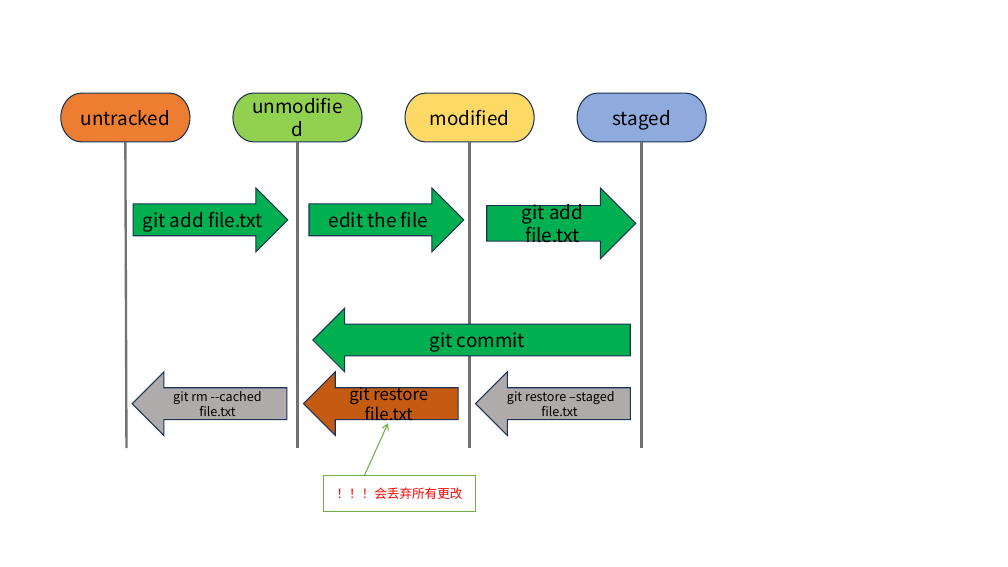
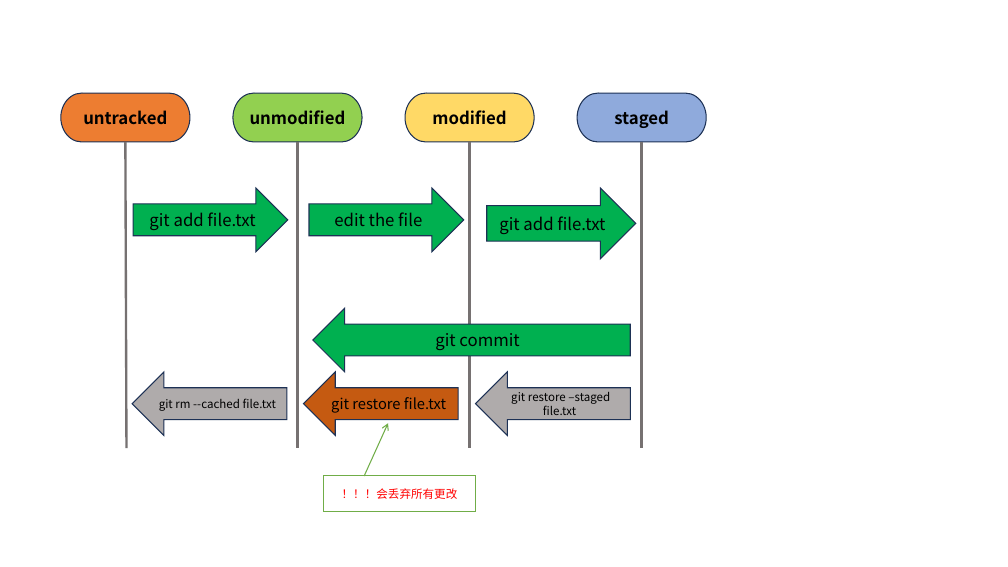
Before and after one commit to guofei9987/a, a slide deck: slide 1 of computer/linux/git.pptx. Drawn at 1008x567 pixels with LibreOffice and Linux fonts; fonts in the diff are those of the drawing. Boxes give left, top, right and bottom in pixels: in the first picture for what was removed or moved away, otherwise in the second. Text is boxed around its words. In the diff, an @@ line names an element or a change of style, - is before the commit and + after.

```diff
--- a/computer/linux/git.pptx
+++ b/computer/linux/git.pptx
@@ size 18 to 16 pt, bold on in 4 elements at box(60, 93, 190, 142), box(233, 93, 362, 142), box(405, 93, 535, 142), box(577, 93, 706, 142) @@
@@ size 18 to 16 pt in 4 elements at box(133, 188, 287, 252), box(309, 188, 464, 252), box(487, 188, 636, 259), box(313, 309, 631, 372) @@
@@ right arrow "git restore file.txt" at box(303, 372, 458, 436): size 16 to 14 pt @@
@@ size 12 to 11 pt in 3 elements at box(132, 372, 287, 436), box(476, 372, 631, 436), box(324, 476, 476, 512) @@
```
Also in this commit, not shown: 2 other files.
